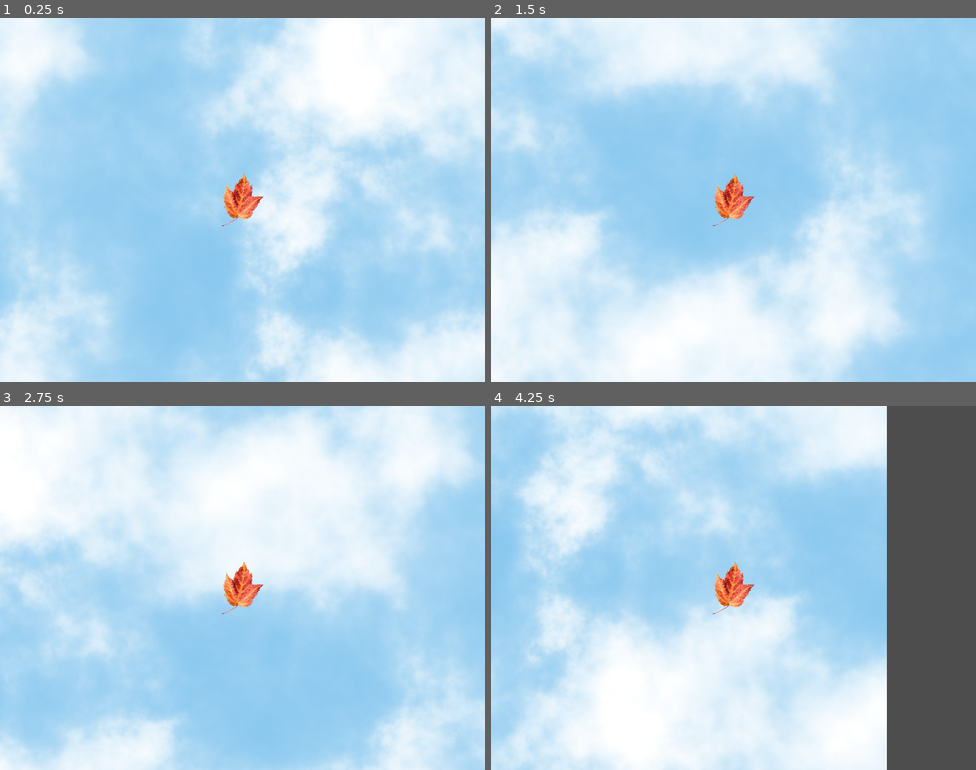
Above: before the commit, frames 1-4 (two rows, left to right).
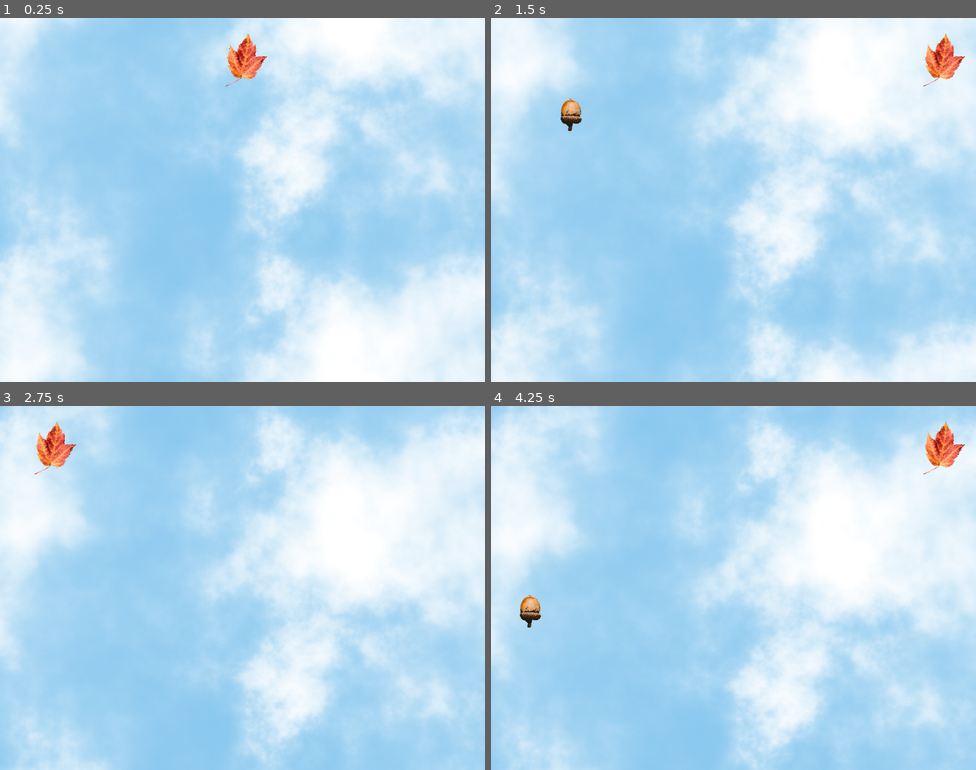
Above: after the commit, the same moments.

Repository: ctln-d/leaf
Game: Godot game, scene res://main.tscn
The game is run twice, just before and just after one commit, with the same random seed, the same clock (stepped at 60 frames per second) and the same inputs.
Inputs:
- Up to frame 1 (0.25 s): no input
- Up to frame 2 (1.5 s): hold Right (right) from 0.53 s (still down)
- Up to frame 3 (2.75 s): release Right (right) at 2.03 s; hold Left (left) from 2.03 s (still down)
- Up to frame 4 (4.25 s): release Left (left) at 2.78 s; hold Right (right) from 2.78 s (still down)

The runs differ from the first frame. In frame 1, 36% of the frame differs, in the area x 0-100%, y 0-100%; in frame 2, 64%; in frame 3, 57%; in frame 4, 74%.

Commit message:
add player movements and collectibles

Diff:
--- /dev/null
+++ b/camera_2d.gd
@@ -0,0 +1,19 @@
+extends Camera2D
+
+@onready var player = get_parent()
+var fixed_x: float
+const camera_stop_y = 7800.0
+
+
+# Called when the node enters the scene tree for the first time.
+func _ready():
+	fixed_x = global_position.x
+
+
+# Called every frame. 'delta' is the elapsed time since the previous frame.
+func _process(delta: float) -> void:
+	global_position.x = fixed_x
+	if player.global_position.y < camera_stop_y:
+		global_position.y = player.global_position.y
+	else:
+		global_position.y = camera_stop_y
--- a/icon.svg
+++ /dev/null
@@ -1 +0,0 @@
-<svg xmlns="http://www.w3.org/2000/svg" width="128" height="128"><rect width="124" height="124" x="2" y="2" fill="#363d52" stroke="#212532" stroke-width="4" rx="14"/><g fill="#fff" transform="translate(12.322 12.322)scale(.101)"><path d="M105 673v33q407 354 814 0v-33z"/><path fill="#478cbf" d="m105 673 152 14q12 1 15 14l4 67 132 10 8-61q2-11 15-15h162q13 4 15 15l8 61 132-10 4-67q3-13 15-14l152-14V427q30-39 56-81-35-59-83-108-43 20-82 47-40-37-88-64 7-51 8-102-59-28-123-42-26 43-46 89-49-7-98 0-20-46-46-89-64 14-123 42 1 51 8 102-48 27-88 64-39-27-82-47-48 49-83 108 26 42 56 81zm0 33v39c0 276 813 276 814 0v-39l-134 12-5 69q-2 10-14 13l-162 11q-12 0-16-11l-10-65H446l-10 65q-4 11-16 11l-162-11q-12-3-14-13l-5-69z"/><path d="M483 600c0 34 58 34 58 0v-86c0-34-58-34-58 0z"/><circle cx="725" cy="526" r="90"/><circle cx="299" cy="526" r="90"/></g><g fill="#414042" transform="translate(12.322 12.322)scale(.101)"><circle cx="307" cy="532" r="60"/><circle cx="717" cy="532" r="60"/></g></svg>
--- /dev/null
+++ b/main.gd
@@ -0,0 +1,19 @@
+extends Node
+@onready var score_label = $Label2
+@onready var acorns: Node2D = $Acorns
+
+var score = 0
+
+# Called when the node enters the scene tree for the first time.
+func _ready() -> void:
+	for acorn in acorns.get_children():
+		acorn.body_entered.connect(_on_acorn_body_entered.bind(acorn))
+	score_label.text = str(score)
+
+
+func _on_acorn_body_entered(body, acorn) -> void:
+	if body is CharacterBody2D:
+		score += 1
+		score_label.text = str(score)
+		acorn.hide()
+		acorn.set_deferred("monitoring", false)
--- a/main.tscn
+++ b/main.tscn
@@ -1,13 +1,27 @@
 [gd_scene format=3 uid="uid://bh103kdxd4w7u"]
 
 [ext_resource type="Script" uid="uid://baw8il3n6qr1k" path="res://player.gd" id="1_0xm2m"]
+[ext_resource type="Script" uid="uid://8pdn0d80b13x" path="res://main.gd" id="1_272bh"]
 [ext_resource type="Texture2D" uid="uid://cnsodvg7mvion" path="res://assets/leaf.png" id="2_0xm2m"]
 [ext_resource type="Texture2D" uid="uid://bvugtobs5gvgu" path="res://assets/sky/Cloudy_Sky-Blue_01-1024x512.png" id="3_h2yge"]
+[ext_resource type="Texture2D" uid="uid://cx0gcagfuqdao" path="res://assets/acorn/acorn 1.png" id="4_1bvp3"]
+[ext_resource type="Script" uid="uid://djhwhf3b822si" path="res://camera_2d.gd" id="4_lquwl"]
 
 [sub_resource type="CircleShape2D" id="CircleShape2D_0xm2m"]
 radius = 76.687675
 
+[sub_resource type="CapsuleShape2D" id="CapsuleShape2D_lquwl"]
+radius = 219.99998
+height = 659.99994
+
+[sub_resource type="RectangleShape2D" id="RectangleShape2D_lquwl"]
+size = Vector2(1637, 789)
+
+[sub_resource type="RectangleShape2D" id="RectangleShape2D_7mycd"]
+size = Vector2(248.5, 9210.5)
+
 [node name="Node" type="Node" unique_id=51574842]
+script = ExtResource("1_272bh")
 
 [node name="Background" type="Node2D" parent="." unique_id=1529062350]
 position = Vector2(512, 0)
@@ -36,58 +50,6 @@
 position = Vector2(0, 2560)
 texture = ExtResource("3_h2yge")
 
-[node name="Sprite2D7" type="Sprite2D" parent="Background" unique_id=37722781]
-position = Vector2(1024, 0)
-texture = ExtResource("3_h2yge")
-
-[node name="Sprite2D8" type="Sprite2D" parent="Background" unique_id=1614048126]
-position = Vector2(1024, 512)
-texture = ExtResource("3_h2yge")
-
-[node name="Sprite2D9" type="Sprite2D" parent="Background" unique_id=1829618396]
-position = Vector2(1024, 1024)
-texture = ExtResource("3_h2yge")
-
-[node name="Sprite2D10" type="Sprite2D" parent="Background" unique_id=845730260]
-position = Vector2(1024, 1536)
-texture = ExtResource("3_h2yge")
-
-[node name="Sprite2D11" type="Sprite2D" parent="Background" unique_id=1745556732]
-position = Vector2(1024, 2048)
-texture = ExtResource("3_h2yge")
-
-[node name="Sprite2D12" type="Sprite2D" parent="Background" unique_id=1742865993]
-position = Vector2(1024, 2560)
-texture = ExtResource("3_h2yge")
-
-[node name="Sprite2D13" type="Sprite2D" parent="Background" unique_id=361650555]
-position = Vector2(-1024, 0)
-texture = ExtResource("3_h2yge")
-
-[node name="Sprite2D14" type="Sprite2D" parent="Background" unique_id=723254669]
-position = Vector2(-1024, 512)
-texture = ExtResource("3_h2yge")
-
-[node name="Sprite2D15" type="Sprite2D" parent="Background" unique_id=1302324715]
-position = Vector2(-1024, 1024)
-texture = ExtResource("3_h2yge")
-
-[node name="Sprite2D16" type="Sprite2D" parent="Background" unique_id=919085900]
-position = Vector2(-1024, 1536)
-texture = ExtResource("3_h2yge")
-
-[node name="Sprite2D17" type="Sprite2D" parent="Background" unique_id=14234566]
-position = Vector2(-1024, 2048)
-texture = ExtResource("3_h2yge")
-
-[node name="Sprite2D18" type="Sprite2D" parent="Background" unique_id=212417598]
-position = Vector2(-1024, 2560)
-texture = ExtResource("3_h2yge")
-
-[node name="Sprite2D19" type="Sprite2D" parent="Background" unique_id=1767512572]
-position = Vector2(-1024, 0)
-texture = ExtResource("3_h2yge")
-
 [node name="Sprite2D20" type="Sprite2D" parent="Background" unique_id=693359791]
 position = Vector2(0, 3072.0005)
 texture = ExtResource("3_h2yge")
@@ -112,70 +74,138 @@
 position = Vector2(0, 5632.0005)
 texture = ExtResource("3_h2yge")
 
-[node name="Sprite2D26" type="Sprite2D" parent="Background" unique_id=1716404492]
-position = Vector2(1024, 3072.0005)
-texture = ExtResource("3_h2yge")
-
-[node name="Sprite2D27" type="Sprite2D" parent="Background" unique_id=2052219058]
-position = Vector2(1024, 3584.0015)
-texture = ExtResource("3_h2yge")
-
-[node name="Sprite2D28" type="Sprite2D" parent="Background" unique_id=268057818]
-position = Vector2(1024, 4096.0005)
-texture = ExtResource("3_h2yge")
-
-[node name="Sprite2D29" type="Sprite2D" parent="Background" unique_id=1529227259]
-position = Vector2(1024, 4608.0005)
-texture = ExtResource("3_h2yge")
-
-[node name="Sprite2D30" type="Sprite2D" parent="Background" unique_id=135919170]
-position = Vector2(1024, 5120)
-texture = ExtResource("3_h2yge")
-
-[node name="Sprite2D31" type="Sprite2D" parent="Background" unique_id=2147112743]
-position = Vector2(1024, 5632.0005)
-texture = ExtResource("3_h2yge")
-
-[node name="Sprite2D32" type="Sprite2D" parent="Background" unique_id=1598024322]
-position = Vector2(-1024, 3072.0005)
-texture = ExtResource("3_h2yge")
-
-[node name="Sprite2D33" type="Sprite2D" parent="Background" unique_id=1734156478]
-position = Vector2(-1024, 3584.0015)
-texture = ExtResource("3_h2yge")
-
-[node name="Sprite2D34" type="Sprite2D" parent="Background" unique_id=1216355344]
-position = Vector2(-1024, 4096.0005)
-texture = ExtResource("3_h2yge")
-
-[node name="Sprite2D35" type="Sprite2D" parent="Background" unique_id=822316779]
-position = Vector2(-1024, 4608.0005)
-texture = ExtResource("3_h2yge")
-
-[node name="Sprite2D36" type="Sprite2D" parent="Background" unique_id=1957236887]
-position = Vector2(-1024, 5120)
-texture = ExtResource("3_h2yge")
-
-[node name="Sprite2D37" type="Sprite2D" parent="Background" unique_id=1746031644]
-position = Vector2(-1024, 5632.0005)
-texture = ExtResource("3_h2yge")
-
-[node name="Sprite2D38" type="Sprite2D" parent="Background" unique_id=997415359]
-position = Vector2(-1024, 3072.0005)
-texture = ExtResource("3_h2yge")
-
 [node name="Player" type="CharacterBody2D" parent="." unique_id=1740180775]
+z_index = 100
 position = Vector2(512, 384)
 scale = Vector2(0.5, 0.5)
 script = ExtResource("1_0xm2m")
 
 [node name="Sprite2D" type="Sprite2D" parent="Player" unique_id=84413723]
+position = Vector2(16.099974, -591.0499)
 scale = Vector2(0.1, 0.1)
 texture = ExtResource("2_0xm2m")
 
 [node name="CollisionShape2D" type="CollisionShape2D" parent="Player" unique_id=1845766389]
-position = Vector2(-3, 5)
+position = Vector2(13.099976, -586.05)
 shape = SubResource("CircleShape2D_0xm2m")
 
 [node name="Camera2D" type="Camera2D" parent="Player" unique_id=1741912206]
 scale = Vector2(2, 2)
+script = ExtResource("4_lquwl")
+
+[node name="Acorns" type="Node2D" parent="." unique_id=1518382013]
+
+[node name="Acorn" type="Area2D" parent="Acorns" unique_id=653649017]
+position = Vector2(802, 3029)
+scale = Vector2(0.1, 0.1)
+
+[node name="Sprite2D" type="Sprite2D" parent="Acorns/Acorn" unique_id=1633792179]
+texture = ExtResource("4_1bvp3")
+
+[node name="CollisionShape2D" type="CollisionShape2D" parent="Acorns/Acorn" unique_id=427100340]
+shape = SubResource("CapsuleShape2D_lquwl")
+
+[node name="Acorn2" type="Area2D" parent="Acorns" unique_id=2100414415]
+position = Vector2(168.99988, 954)
+scale = Vector2(0.1, 0.1)
+
+[node name="Sprite2D" type="Sprite2D" parent="Acorns/Acorn2" unique_id=1862780844]
+texture = ExtResource("4_1bvp3")
+
+[node name="CollisionShape2D" type="CollisionShape2D" parent="Acorns/Acorn2" unique_id=2038320609]
+shape = SubResource("CapsuleShape2D_lquwl")
+
+[node name="Acorn5" type="Area2D" parent="Acorns" unique_id=1283196718]
+position = Vector2(105, 3261)
+scale = Vector2(0.1, 0.1)
+
+[node name="Sprite2D" type="Sprite2D" parent="Acorns/Acorn5" unique_id=696975701]
+texture = ExtResource("4_1bvp3")
+
+[node name="CollisionShape2D" type="CollisionShape2D" parent="Acorns/Acorn5" unique_id=504365661]
+shape = SubResource("CapsuleShape2D_lquwl")
+
+[node name="Acorn7" type="Area2D" parent="Acorns" unique_id=272608034]
+position = Vector2(83, 2558)
+scale = Vector2(0.1, 0.1)
+
+[node name="Sprite2D" type="Sprite2D" parent="Acorns/Acorn7" unique_id=1330844308]
+texture = ExtResource("4_1bvp3")
+
+[node name="CollisionShape2D" type="CollisionShape2D" parent="Acorns/Acorn7" unique_id=167855467]
+shape = SubResource("CapsuleShape2D_lquwl")
+
+[node name="Acorn6" type="Area2D" parent="Acorns" unique_id=964294425]
+position = Vector2(542, 5418)
+scale = Vector2(0.1, 0.1)
+
+[node name="Sprite2D" type="Sprite2D" parent="Acorns/Acorn6" unique_id=188104121]
+texture = ExtResource("4_1bvp3")
+
+[node name="CollisionShape2D" type="CollisionShape2D" parent="Acorns/Acorn6" unique_id=571666351]
+shape = SubResource("CapsuleShape2D_lquwl")
+
+[node name="StaticBody2D" type="StaticBody2D" parent="." unique_id=1746117333]
+position = Vector2(185, 5506)
+
+[node name="CollisionShape2D" type="CollisionShape2D" parent="StaticBody2D" unique_id=1406013525]
+position = Vector2(333, 3041.5)
+shape = SubResource("RectangleShape2D_lquwl")
+
+[node name="Label" type="Label" parent="." unique_id=399920600]
+anchors_preset = -1
+anchor_left = 0.155
+anchor_top = 0.15900001
+anchor_right = 0.5
+anchor_bottom = 0.5
+offset_left = 605.28
+offset_top = 7819.888
+offset_right = 451.0
+offset_bottom = 7600.0
+theme_override_colors/font_color = Color(0, 0, 0, 1)
+theme_override_font_sizes/font_size = 30
+text = "you collected "
+horizontal_alignment = 1
+
+[node name="Label2" type="Label" parent="." unique_id=1244220443]
+anchors_preset = -1
+anchor_left = 0.155
+anchor_top = 0.15900001
+anchor_right = 0.5
+anchor_bottom = 0.5
+offset_left = 605.28
+offset_top = 7880.888
+offset_right = 451.0
+offset_bottom = 7661.0
+theme_override_colors/font_color = Color(0, 0, 0, 1)
+theme_override_font_sizes/font_size = 30
+horizontal_alignment = 1
+
+[node name="Label3" type="Label" parent="." unique_id=914162746]
+anchors_preset = -1
+anchor_left = 0.155
+anchor_top = 0.15900001
+anchor_right = 0.5
+anchor_bottom = 0.5
+offset_left = 604.28
+offset_top = 7944.888
+offset_right = 450.0
+offset_bottom = 7725.0
+theme_override_colors/font_color = Color(0, 0, 0, 1)
+theme_override_font_sizes/font_size = 30
+text = "acorns!"
+horizontal_alignment = 1
+
+[node name="StaticBody2D2" type="StaticBody2D" parent="." unique_id=242594283]
+position = Vector2(185, 5506)
+
+[node name="CollisionShape2D" type="CollisionShape2D" parent="StaticBody2D2" unique_id=2113530987]
+position = Vector2(-287.25, -1324.25)
+shape = SubResource("RectangleShape2D_7mycd")
+
+[node name="StaticBody2D3" type="StaticBody2D" parent="." unique_id=555198430]
+position = Vector2(185, 5506)
+
+[node name="CollisionShape2D" type="CollisionShape2D" parent="StaticBody2D3" unique_id=660176904]
+position = Vector2(933, -1324)
+shape = SubResource("RectangleShape2D_7mycd")
--- a/player.gd
+++ b/player.gd
@@ -1,13 +1,13 @@
 extends CharacterBody2D
 
 
-const SPEED = 900.0
+const SPEED = 1200.0
 
 
 func _physics_process(delta: float) -> void:
 	# Add the gravity.
 	if not is_on_floor():
-		velocity += get_gravity() * delta * 0.2
+		velocity.y = 500
 
 	# Get the input direction and handle the movement/deceleration.
 	# As good practice, you should replace UI actions with custom gameplay actions.
--- a/project.godot
+++ b/project.godot
@@ -13,7 +13,6 @@
 config/name="leaf"
 run/main_scene="uid://bh103kdxd4w7u"
 config/features=PackedStringArray("4.6", "Forward Plus")
-config/icon="res://icon.svg"
 
 [display]
 
Binary file added: assets/acorn/acorn 1.png
Not shown, added: assets/acorn/acorn 1.png.import
Binary file added: assets/acorn/acorn 2.png
Not shown, added: assets/acorn/acorn 2.png.import
Binary file added: assets/acorn/acorn 3.png
Not shown, changed: assets/acorn/acorn 3.png.import
Not shown, added: camera_2d.gd.uid
Not shown, added: main.gd.uid
